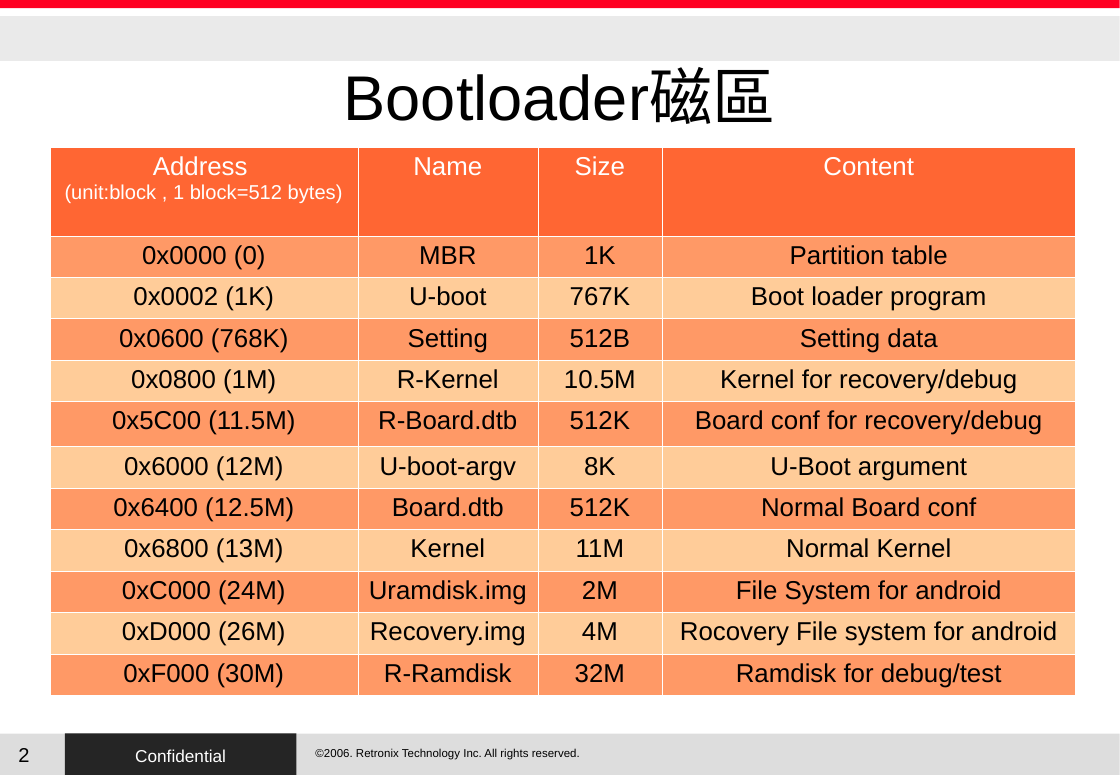
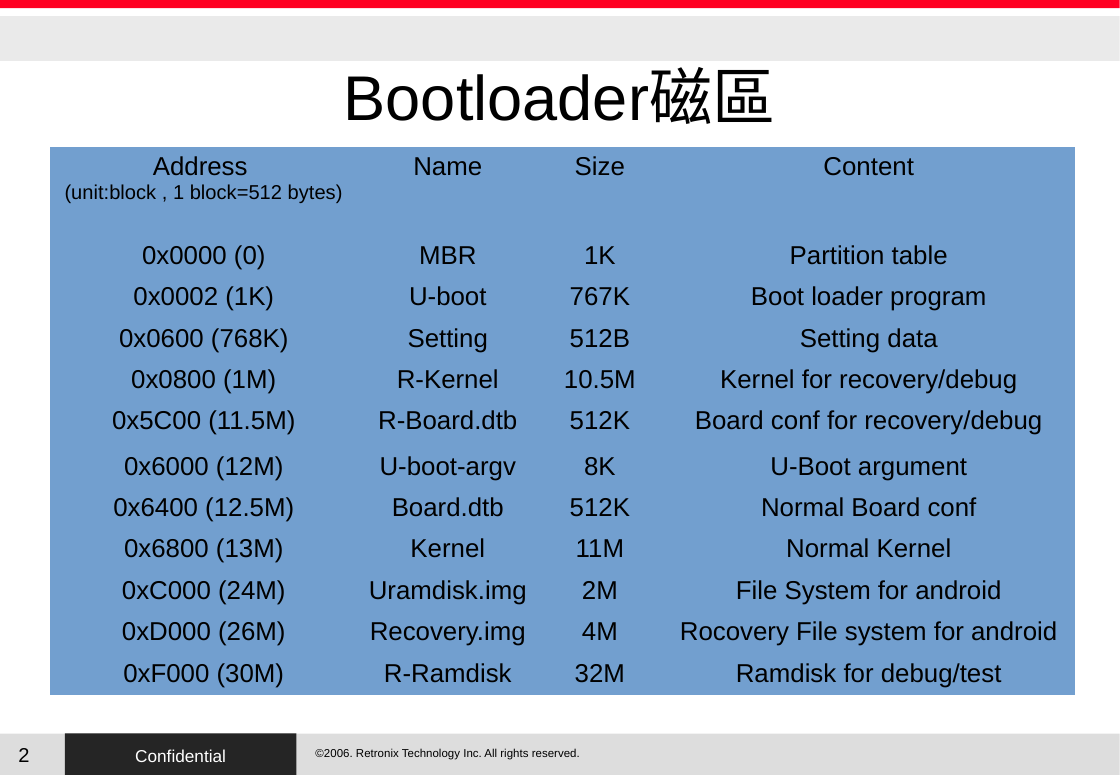
Before and after one commit to RetronixTechInc/u-boot-rtx, a slide deck: slide 2 of RTX/uboot.odp. Drawn at 1120x775 pixels with LibreOffice and Linux fonts; fonts in the diff are those of the drawing; background and template pictures are left out. Boxes give left, top, right and bottom in pixels: in the first picture for what was removed or moved away, otherwise in the second. Text is boxed around its words. In the diff, an @@ line names an element or a change of style, - is before the commit and + after.

```diff
--- a/RTX/uboot.odp
+++ b/RTX/uboot.odp
@@ table at bbox=[50, 147, 1076, 696] @@
@@ fill #FF6633 to #729FCF in row 1 @@
@@ fill #FF9966 to #729FCF in 24 cells @@
@@ fill #FFCC99 to #729FCF in 20 cells @@
@@ text colour #FFFFFF to #000000 in "Address", "(unit:block , 1 block=512 bytes)", "Name", "Size" and 1 more places @@
@@ borders changed @@
```
Also in this commit, not shown: 3 other slides changed, 5 slides added, 29 other files.
